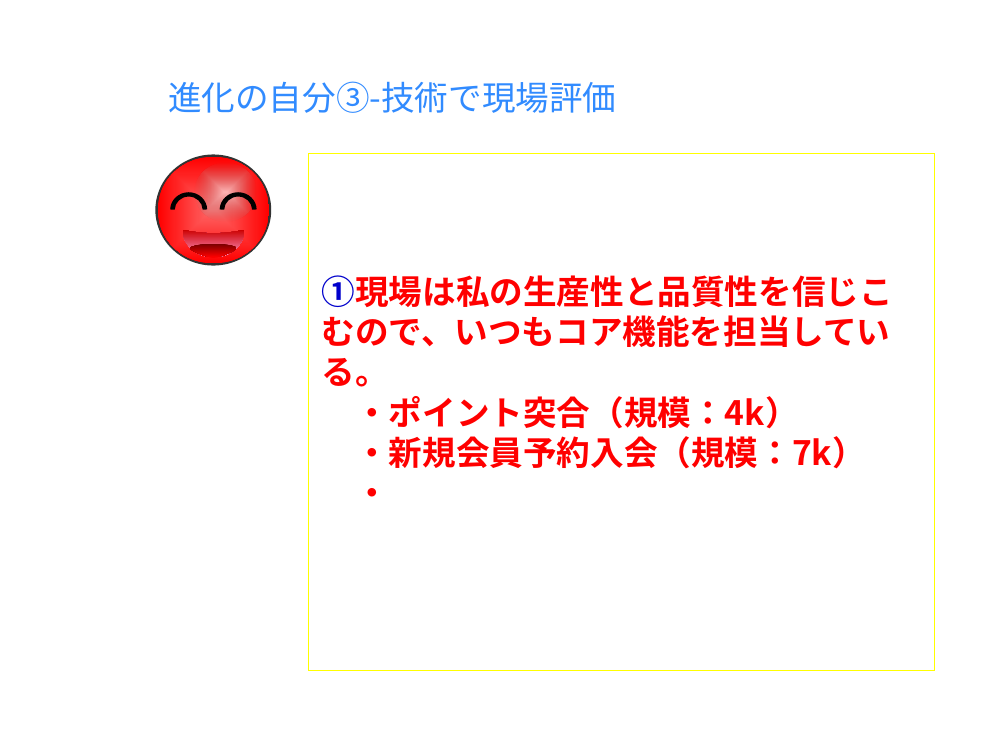
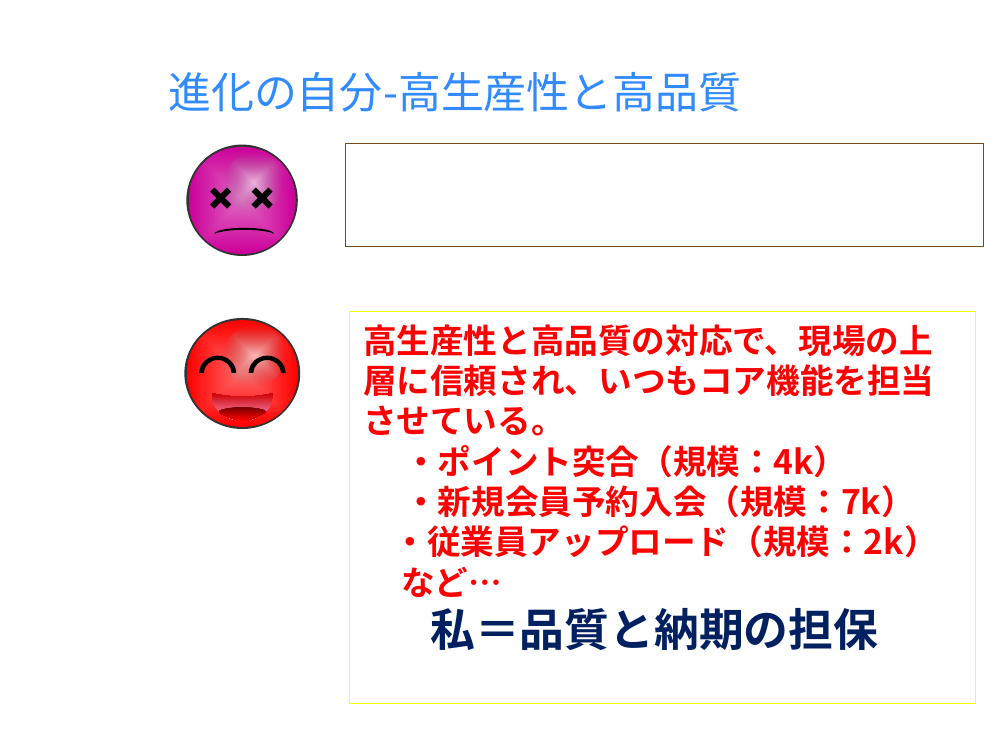
Before and after one commit to milo-bb/test, a slide deck: slide 8 of 昇格プレゼン(徐洋)_new.pptx (slide 5 before the commit). Drawn at 1008x756 pixels with LibreOffice and Linux fonts; fonts in the diff are those of the drawing; background and template pictures are left out. Boxes give left, top, right and bottom in pixels: in the first picture for what was removed or moved away, otherwise in the second. Text is boxed around its words. In the diff, an @@ line names an element or a change of style, - is before the commit and + after.

```diff
--- a/昇格プレゼン(徐洋)_new.pptx
+++ b/昇格プレゼン(徐洋)_new.pptx
@@ title at (x1=168, y1=72, x2=741, y2=112): text changed; size 18 to 23 pt @@
-進化の自分③-技術で現場評価
+進化の自分-高生産性と高品質
@@ rectangle added at (x1=345, y1=142, x2=984, y2=246), outline #76491B 0.75 pt @@
@@ group added at (x1=187, y1=145, x2=298, y2=257): 3 ellipses, 2 freeform shapes, 1 moon @@
@@ rectangle "高生産性と高品質の対応で、現場の上層に信頼され、いつもコア機能を担当させている。" resized from (x1=308, y1=153, x2=934, y2=671) to (x1=349, y1=312, x2=976, y2=704) @@
@@ text in rectangle at (x1=363, y1=324, x2=934, y2=436): text changed @@
-①現場は私の生産性と品質性を信じこむので、いつもコア機能を担当している。
+高生産性と高品質の対応で、現場の上層に信頼され、いつもコア機能を担当させている。
@@ 3 ellipses, 3 freeform shapes, 1 moon moved together from (x1=156, y1=155, x2=271, y2=266) to (x1=184, y1=319, x2=300, y2=430) @@
@@ text in rectangle at (x1=394, y1=525, x2=938, y2=650): text changed @@
-・
+・従業員アップロード（規模：2k）
+など…
+私＝品質と納期の担保
```
Also in this commit, not shown: 5 other slides changed, 2 slides added.
